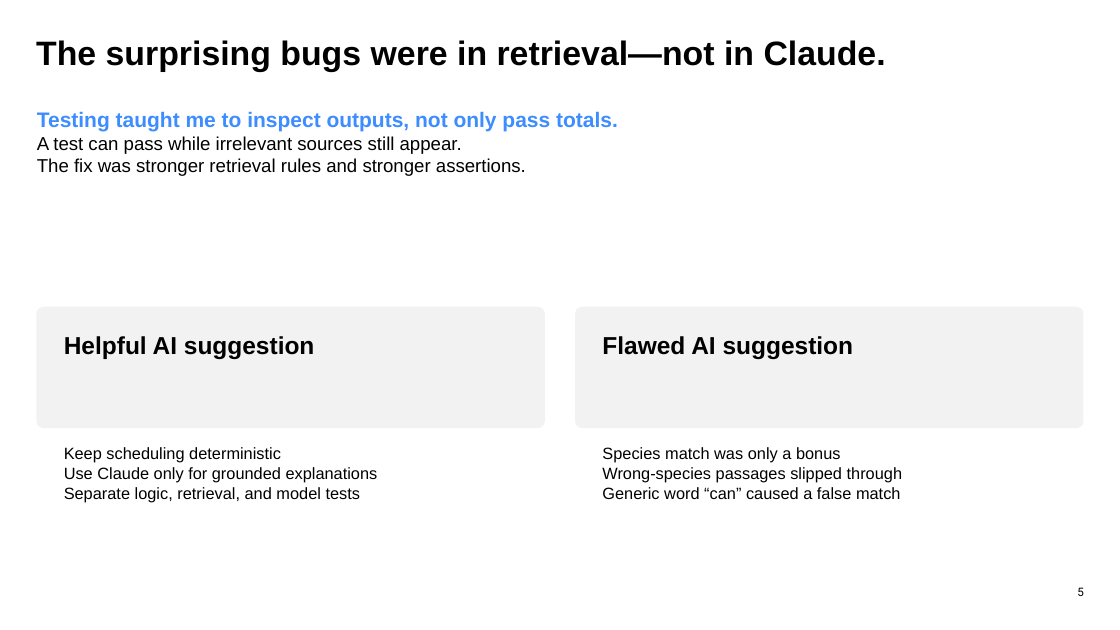
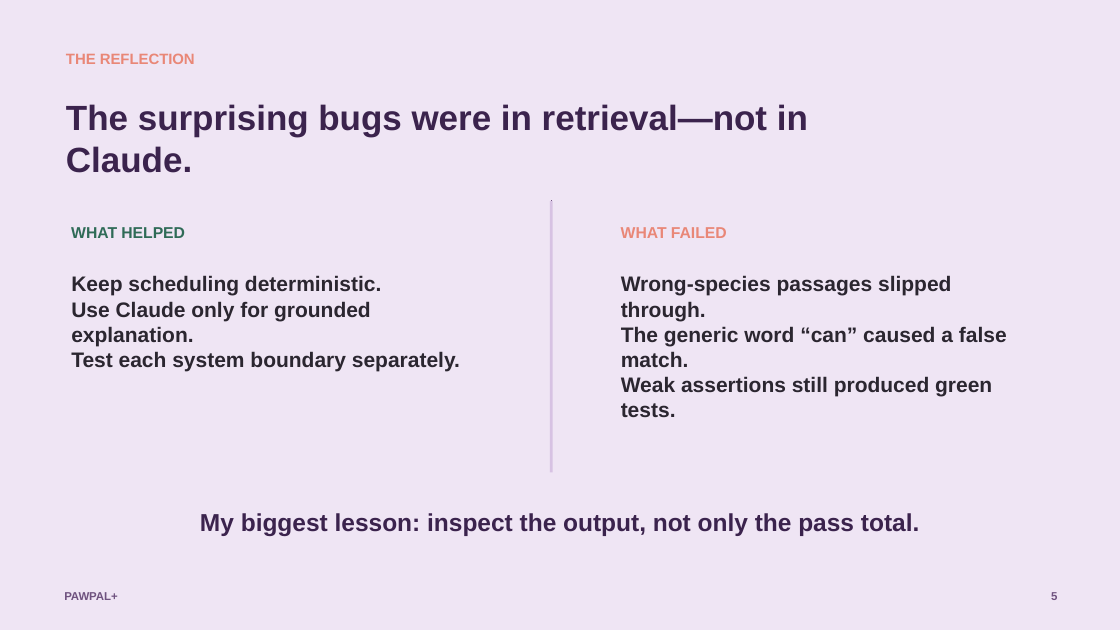
Before and after one commit to hemalekamohanram/codepath-applied-ai-system-project, a slide deck: slide 5 of presentation/PawPal_Engineers_Pitch.pptx. Drawn at 1120x630 pixels with LibreOffice and Linux fonts; fonts in the diff are those of the drawing. Boxes give left, top, right and bottom in pixels: in the first picture for what was removed or moved away, otherwise in the second. Text is boxed around its words. In the diff, an @@ line names an element or a change of style, - is before the commit and + after.

```diff
--- a/presentation/PawPal_Engineers_Pitch.pptx
+++ b/presentation/PawPal_Engineers_Pitch.pptx
@@ background #FFFFFF to #EFE5F4 @@
@@ text added at <box>66,53,195,64</box>, 12.8 pt, text #E98777, bold @@
+THE REFLECTION
@@ text "The surprising bugs were in ...": place and size @@
-text "The surprising bugs were in ..." at <box>36,40,886,72</box>
+text "The surprising bugs were in ..." at <box>66,104,808,173</box>
@@ text "The surprising bugs were in ..." at <box>66,104,808,173</box>: size 29 to 30 pt, text colour #000000 to #3B234D @@
@@ line added from (551, 202) to (551, 202), #6F527F 1.5 pt @@
@@ line added from (551, 202) to (551, 472), #D7C2E3 2.25 pt @@
@@ text added at <box>71,227,185,238</box>, 13.5 pt, text #2F6B57, bold @@
+WHAT HELPED
@@ text added at <box>621,227,727,238</box>, 13.5 pt, text #E98777, bold @@
+WHAT FAILED
@@ text at <box>71,275,460,372</box>: text changed; size 21 to 18 pt; text colour #000000 to #2B2630 @@
-Helpful AI suggestion
+Keep scheduling deterministic.
+Use Claude only for grounded explanation.
+Test each system boundary separately.
@@ text at <box>621,275,1007,417</box>: text changed; size 14 to 18 pt; text colour #000000 to #2B2630; bold on @@
-Species match was only a bonus
-Wrong-species passages slipped through
-Generic word “can” caused a false match
+Wrong-species passages slipped through.
+The generic word “can” caused a false match.
+Weak assertions still produced green tests.
@@ rounded rectangle removed at <box>36,307,544,428</box> @@
@@ rounded rectangle removed at <box>576,307,1084,428</box> @@
@@ text removed at <box>602,336,854,359</box> @@
-Flawed AI suggestion
@@ text removed at <box>64,447,378,502</box> @@
-Keep scheduling deterministic
-Use Claude only for grounded explanations
-Separate logic, retrieval, and model tests
@@ text at <box>200,513,919,536</box>: text changed; size 16 to 21 pt; text colour #000000 to #3B234D; bold on @@
-Testing taught me to inspect outputs, not only pass totals.
-A test can pass while irrelevant sources still appear.
-The fix was stronger retrieval rules and stronger assertions.
+My biggest lesson: inspect the output, not only the pass total.
@@ text added at <box>64,592,117,600</box>, 9.8 pt, text #6F527F, bold @@
+PAWPAL+
@@ text "5": place and size @@
-text "5" at <box>1077,587,1084,596</box>
+text "5" at <box>1051,592,1057,600</box>
@@ text "5" at <box>1051,592,1057,600</box>: size 10 to 9.8 pt, font Roboto to Arial, text colour #000000 to #6F527F, bold on; vertical alignment bottom to top @@
```
Also in this commit, not shown: 1 other slide changed, 4 slides added, 4 slides removed.
